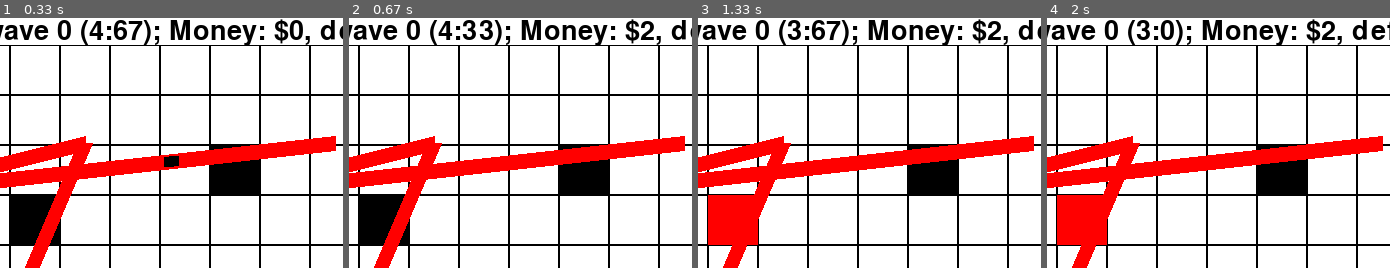
Above: before the commit, frames 1-4 (left to right).
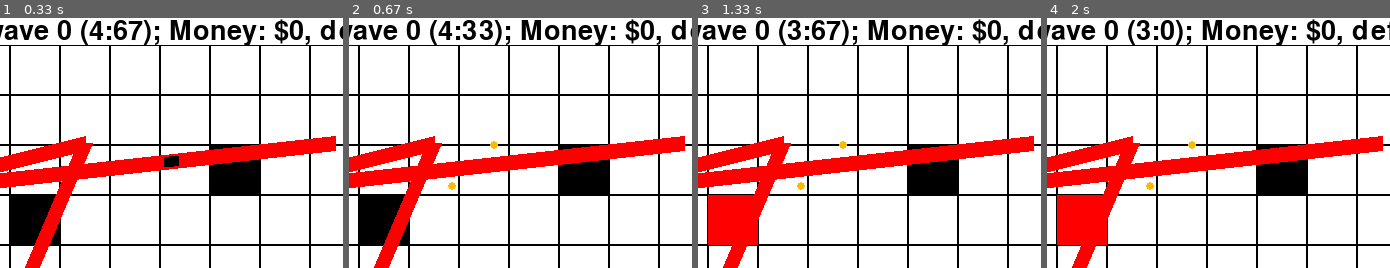
Above: after the commit, the same moments.

Repository: sillypantscoder/pygametowerdefense
Game: pygame game, started from main.py
The game is run twice, just before and just after one commit, with the same random seed, the same clock (stepped at 60 frames per second) and the same inputs.
Inputs:
- Up to frame 1 (0.33 s): no input
- Up to frame 2 (0.67 s): no input
- Up to frame 3 (1.33 s): no input
- Up to frame 4 (2 s): no input
The pictures show only the part of the screen within x 20-70%, y 0-50%; the shares and areas given below are measured in that part.

Frame 1 is identical in both runs. In frame 2, 0.3% of the frame differs, in the area x 28-89%, y 0-69%; in frame 3, 0.3%; in frame 4, 0.3%.

Commit message:
Added Coins and Mob entities

Diff:
--- a/main.py
+++ b/main.py
@@ -9,7 +9,7 @@
 RED = (255, 0, 0)
 TAN = (120, 100, 100)
 
-SCREENSIZE = [500, 500]
+SCREENSIZE = [550, 500]
 screen = pygame.display.set_mode(SCREENSIZE, pygame.RESIZABLE)
 CELLSIZE = 50
 
@@ -30,6 +30,35 @@
 	return math.sqrt(com)
 
 class Entity:
+	speed = 0.01
+	def __init__(self, x: float, y: float):
+		entities.append(self)
+		self.pos = [x, y]
+		self.initcustom()
+	def frame(self):
+		self.tick()
+		if self in entities:
+			s = self.draw()
+			x = cellno_to_pixel(self.pos[0])# - (s.get_width() / 2)
+			y = cellno_to_pixel(self.pos[1]) - (s.get_height() / 2)
+			screen.blit(s, (x, y))
+	def draw(self):
+		r = pygame.Surface((10, 10))
+		r.fill((0, 0, 0))
+		return r
+	def tick(self):
+		self.tickcustom()
+	def die(self):
+		if self in entities:
+			self.despawn()
+			entities.remove(self)
+		else:
+			print(f"Entity {self} was removed twice!")
+	def despawn(self): pass
+	def tickcustom(self): pass
+	def initcustom(self): pass
+
+class Mob(Entity):
 	speed = 0.01
 	def __init__(self, route: "list[list[int]]" = ROUTE):
 		self.route = routecopy(route)
@@ -37,10 +66,7 @@
 		self.prevpos = self.route.pop(0)
 		self.ticks = 0
 		entities.append(self)
-	def draw(self):
-		r = pygame.Surface((10, 10))
-		r.fill((0, 0, 0))
-		return r
+		self.initcustom()
 	def tick(self):
 		global defense
 		if len(self.route) == 0:
@@ -58,22 +84,30 @@
 			self.prevpos = self.route.pop(0)
 			self.ticks = 0
 		self.tickcustom()
-	def die(self):
-		if self in entities:
-			self.despawn()
-			entities.remove(self)
-		else:
-			print(f"Entity {self} was removed twice!")
-	def despawn(self): pass
-	def tickcustom(self): pass
-
-class Enemy(Entity):
+
+class Enemy(Mob):
 	speed = 0.03
 	def despawn(self):
-		global money
-		money += 1
-
-entities = []
+		Coins(self.pos[0] + (random.choice(range(-40, 40, 5)) / 100), self.pos[1] + (random.choice(range(-40, 40, 5)) / 100))
+
+class Coins(Entity):
+	def draw(self):
+		r = pygame.Surface((8, 8), pygame.SRCALPHA)
+		r.fill((255, 255, 255, 0))
+		pygame.draw.circle(r, (252, 186, 3, self.ticks), (4, 4), 4)
+		return r
+	def initcustom(self):
+		self.ticks = 255
+	def tickcustom(self):
+		if self.ticks < 255:
+			self.ticks -= 4
+		elif dist(pygame.mouse.get_pos(), cellnos_to_pixels(*self.pos)) < 3:
+			self.ticks = 254
+			global money
+			money += 1
+		if self.ticks <= 0: self.die()
+
+entities: "list[Entity]" = []
 entities.append(Enemy())
 cellno_to_pixel = (lambda x: round((x * CELLSIZE) + (0.5 * CELLSIZE)))
 pixel_to_cellno = (lambda x: (x - (0.5 * CELLSIZE)) / CELLSIZE)
@@ -134,11 +168,7 @@
 		pygame.draw.line(screen, RED, start, end, round(0.3 * CELLSIZE))
 	# Entities
 	for e in entities:
-		e.tick()
-		s = e.draw()
-		x = cellno_to_pixel(e.pos[0])# - (s.get_width() / 2)
-		y = cellno_to_pixel(e.pos[1]) - (s.get_height() / 2)
-		screen.blit(s, (x, y))
+		e.frame()
 	# Spawning
 	if wave and random.random() < 0.08 * wave_lvl: Enemy()
 	wave_time -= 1
